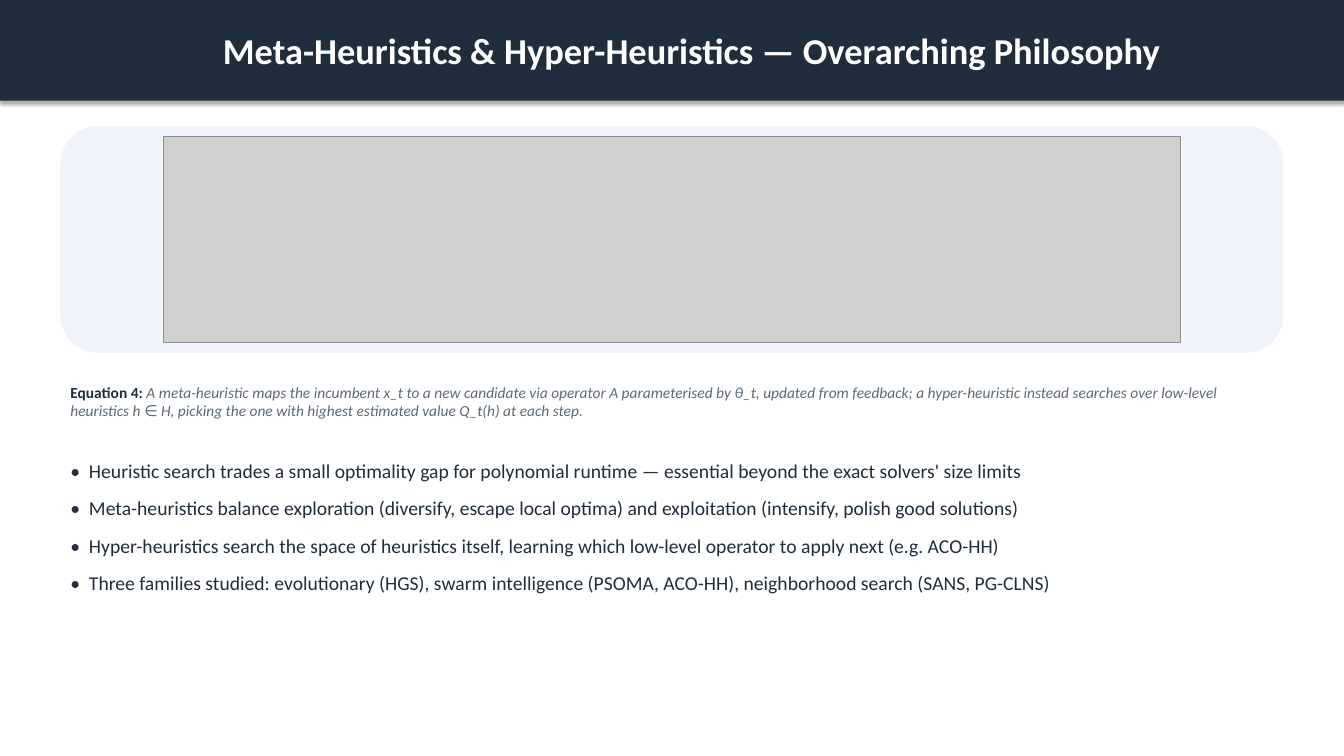
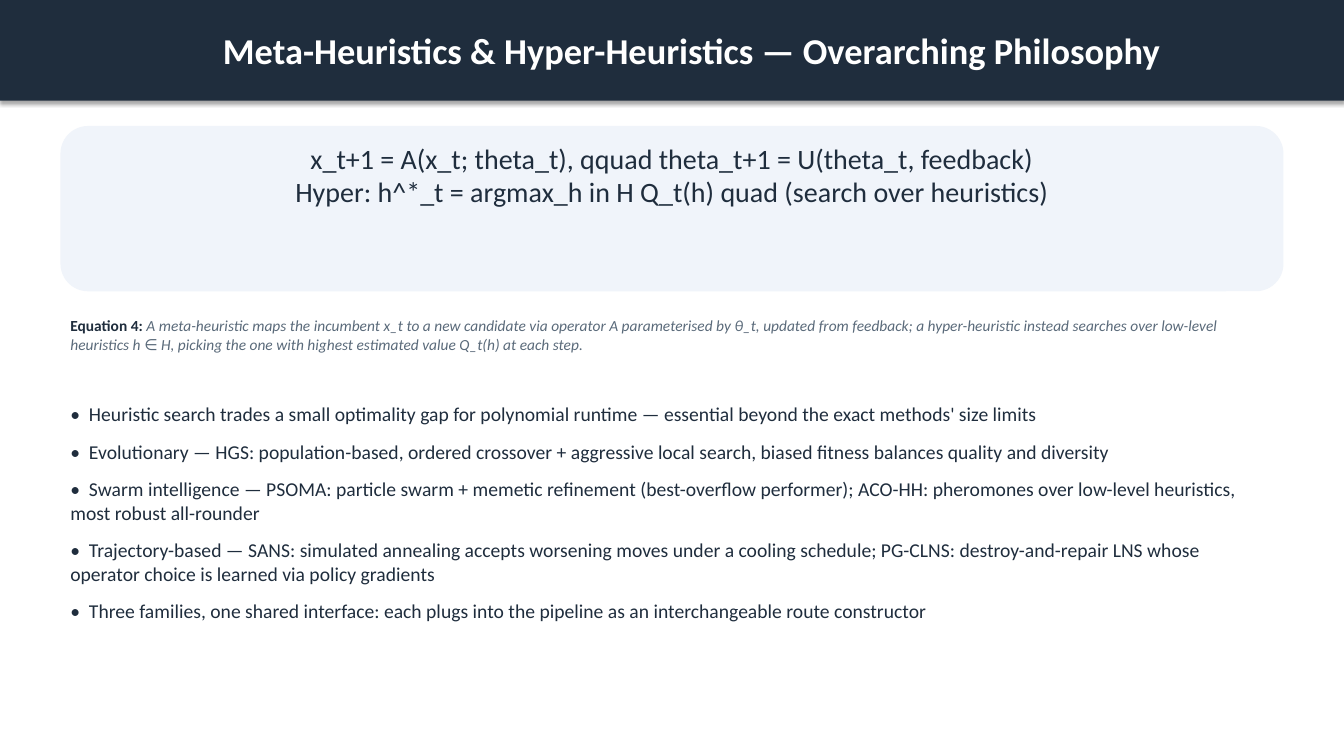
Before and after one commit to ACFHarbinger/WSmartPlus-Route, a slide deck: slide 9 of assets/windows/wsmart_route_results.pptx (slide 7 before the commit). Drawn at 1344x756 pixels with LibreOffice and Linux fonts; fonts in the diff are those of the drawing; grey boxes stand for pictures. Boxes give left, top, right and bottom in pixels: in the first picture for what was removed or moved away, otherwise in the second. Text is boxed around its words. In the diff, an @@ line names an element or a change of style, - is before the commit and + after.

```diff
--- a/assets/windows/wsmart_route_results.pptx
+++ b/assets/windows/wsmart_route_results.pptx
@@ rounded rectangle resized from (x1=60, y1=126, x2=1284, y2=353) to (x1=60, y1=126, x2=1284, y2=291) @@
@@ picture removed at (x1=163, y1=136, x2=1181, y2=343) @@
@@ text added at (x1=295, y1=148, x2=1048, y2=207), 20 pt, text #1F2D3D @@
+x_t+1 = A(x_t; theta_t), qquad theta_t+1 = U(theta_t, feedback)
+Hyper: h^*_t = argmax_h in H Q_t(h) quad (search over heuristics)
@@ text "Equation 4: A meta-heuristic maps ..." moved from (x1=70, y1=387, x2=1217, y2=419) to (x1=70, y1=320, x2=1217, y2=353) @@
@@ text at (x1=70, y1=407, x2=1235, y2=622): text changed @@
-• Heuristic search trades a small optimality gap for polynomial runtime — essential beyond the exact solvers' size limits
-• Meta-heuristics balance exploration (diversify, escape local optima) and exploitation (intensify, polish good solutions)
-• Hyper-heuristics search the space of heuristics itself, learning which low-level operator to apply next (e.g. ACO-HH)
-• Three families studied: evolutionary (HGS), swarm intelligence (PSOMA, ACO-HH), neighborhood search (SANS, PG-CLNS)
+• Heuristic search trades a small optimality gap for polynomial runtime — essential beyond the exact methods' size limits
+• Evolutionary — HGS: population-based, ordered crossover + aggressive local search, biased fitness balances quality and diversity
+• Swarm intelligence — PSOMA: particle swarm + memetic refinement (best-overflow performer); ACO-HH: pheromones over low-level heuristics, most robust all-rounder
+• Trajectory-based — SANS: simulated annealing accepts worsening moves under a cooling schedule; PG-CLNS: destroy-and-repair LNS whose operator choice is learned via policy gradients
+• Three families, one shared interface: each plugs into the pipeline as an interchangeable route constructor
```
Also in this commit, not shown: 14 other slides changed, 5 slides added, 4 slides removed, 46 other files.
